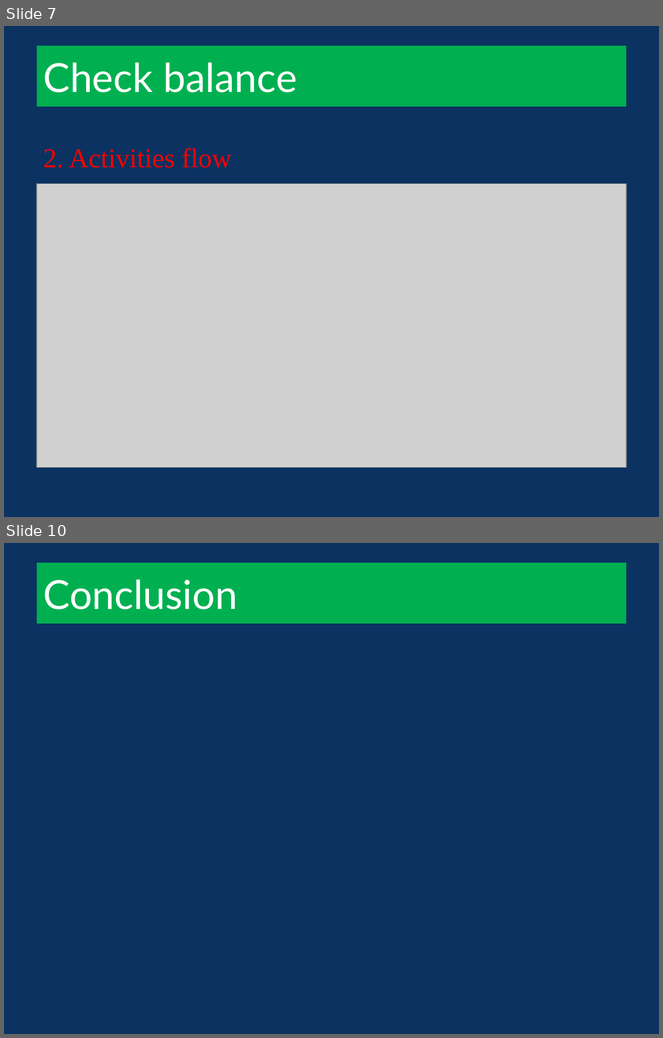
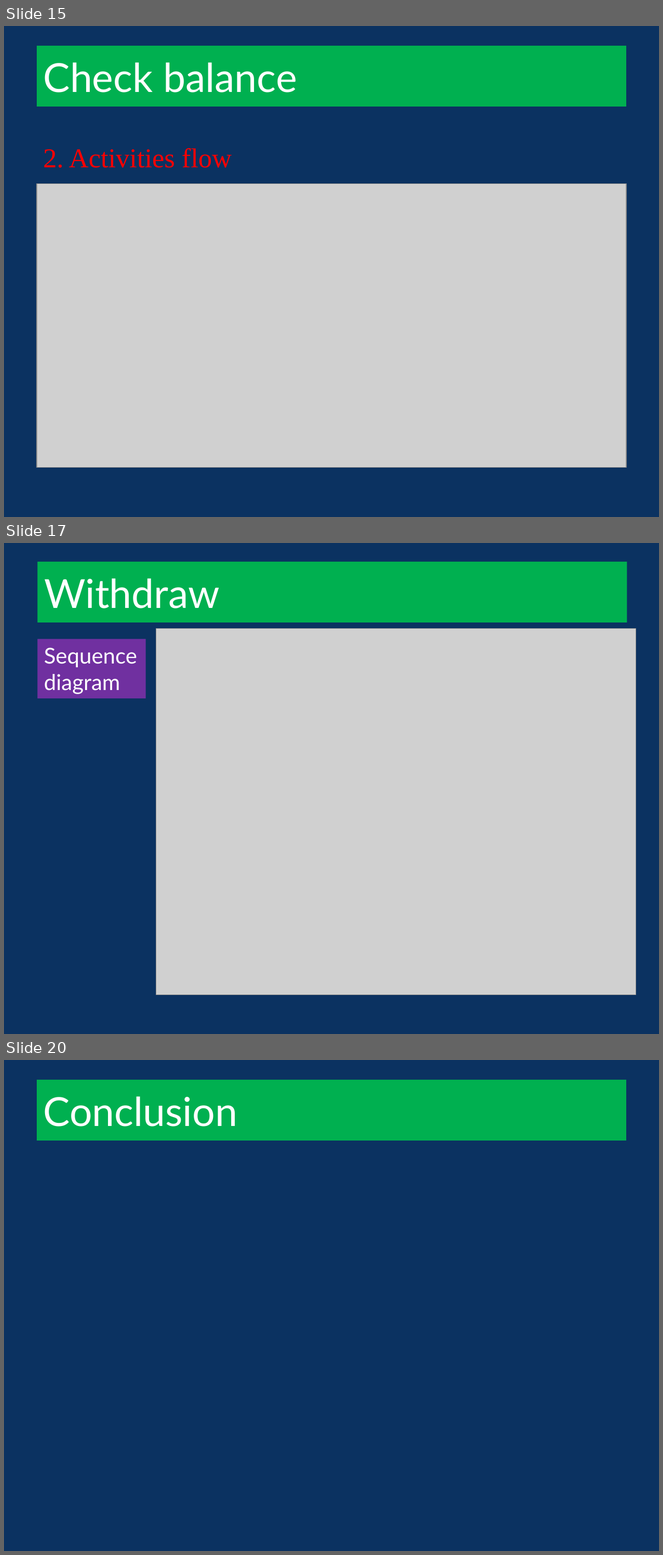
Before and after one commit to heartsmile/ATM_HMPQ, a slide deck: doc/ATM slide.pptx. Shown one above the other, each under a label of ours: slides 7 and 10 before the commit, slides 15, 17 and 20 after it; the slides between them are not shown. The pictures are 663x1038 and 663x1555 pixels, drawn with LibreOffice and Linux fonts; fonts in the diff are those of the drawing; grey boxes stand for pictures; background and template pictures are left out. Boxes give left, top, right and bottom in pixels: in the first picture for what was removed or moved away, otherwise in the second. Text is boxed around its words. In the diff, an @@ line names an element or a change of style, - is before the commit and + after.

```diff
--- a/doc/ATM slide.pptx
+++ b/doc/ATM slide.pptx
@@ slide 17 added at bbox=[4, 543, 659, 1034], background #0B3261 @@
@@ title added at bbox=[37, 562, 627, 623], fill #00B050, 44 pt, text #FFFFFF @@
+Withdraw
@@ picture added at bbox=[156, 629, 636, 995] @@
@@ rectangle added at bbox=[37, 639, 145, 699], fill #7030A0, 24 pt, text #FFFFFF @@
+Sequence diagram
@@ what was slide 7 is now slide 15 @@
@@ what was slide 10 is now slide 20 @@
```
Also in this commit, not shown: 4 slides changed, 11 other slides added, 2 slides removed.
